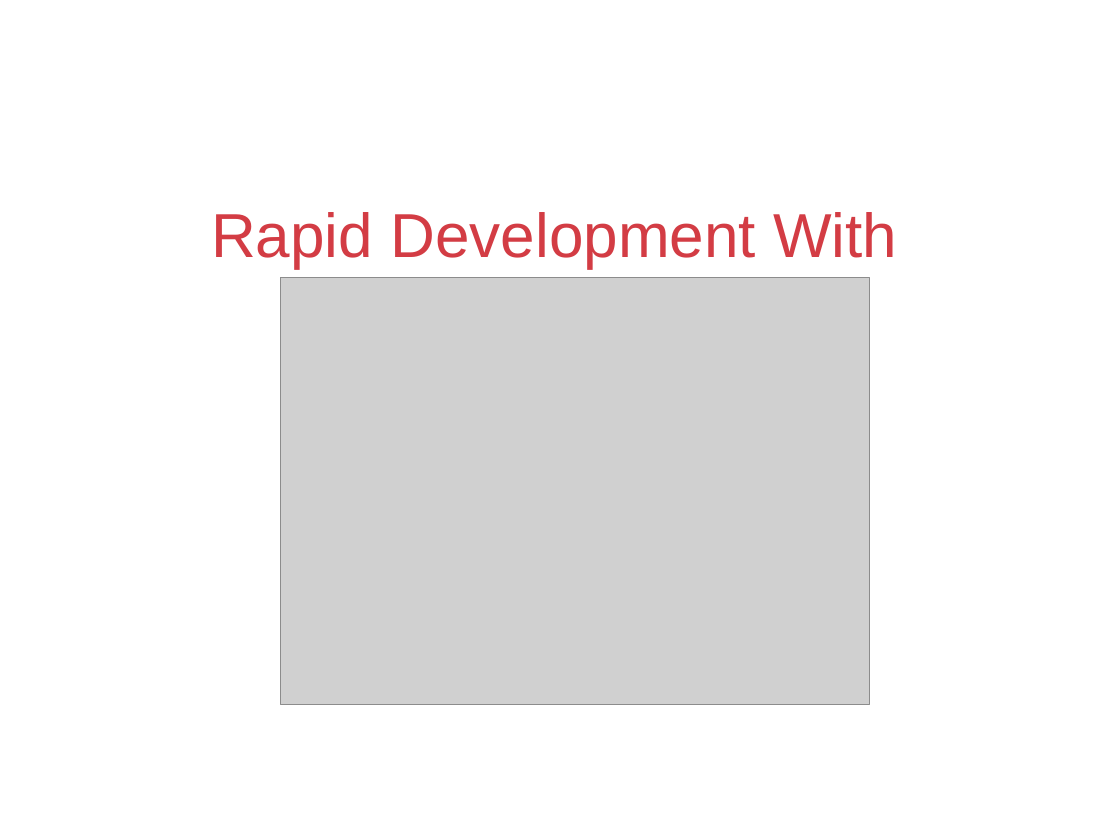
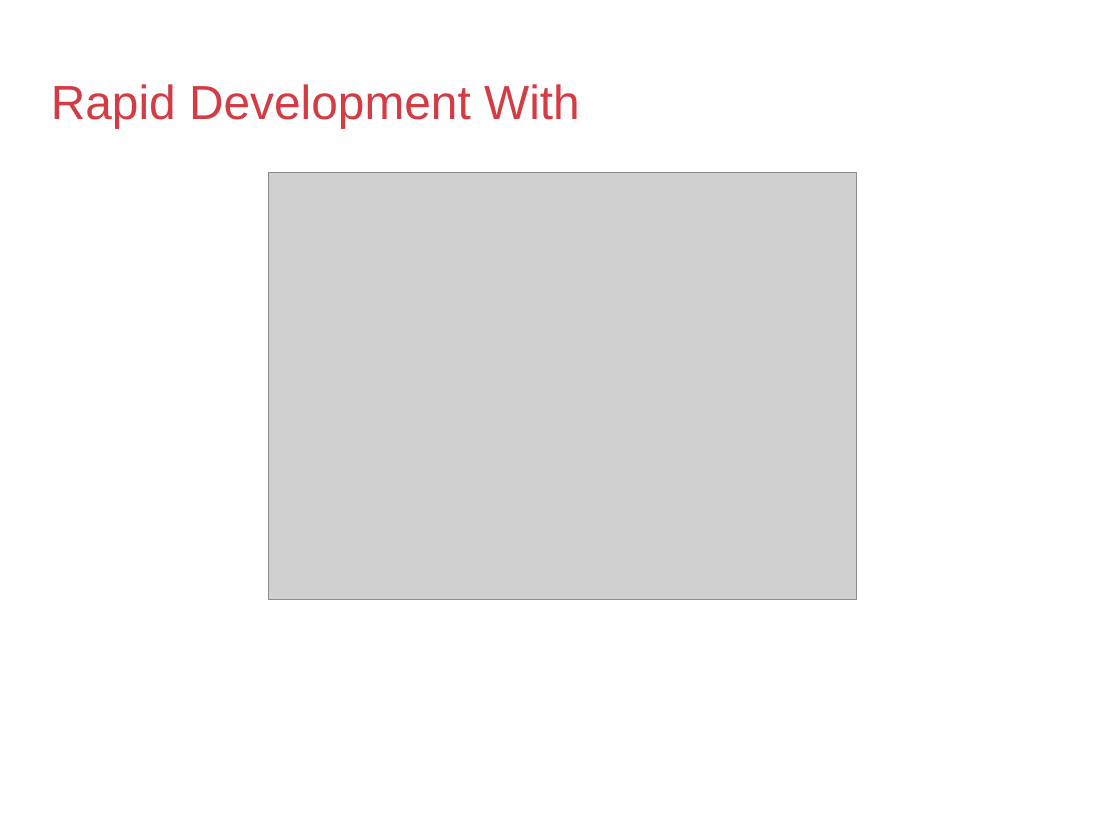
Before and after one commit to ziyed/CakePHP3.5-Session, a slide deck: slide 1 of cakephp3.5.odp. Drawn at 1120x840 pixels with LibreOffice and Linux fonts; fonts in the diff are those of the drawing; grey boxes stand for pictures; background and template pictures are left out. Boxes give left, top, right and bottom in pixels: in the first picture for what was removed or moved away, otherwise in the second. Text is boxed around its words. In the diff, an @@ line names an element or a change of style, - is before the commit and + after.

```diff
--- a/cakephp3.5.odp
+++ b/cakephp3.5.odp
@@ title "Rapid Development With" moved from (x1=211, y1=212, x2=897, y2=268) to (x1=51, y1=84, x2=580, y2=128) @@
@@ title "Rapid Development With" at (x1=51, y1=84, x2=580, y2=128): size 44 to 33.9 pt; alignment centre to left @@
@@ picture moved from (x1=281, y1=277, x2=869, y2=704) to (x1=268, y1=173, x2=857, y2=600) @@
```
Also in this commit, not shown: 6 other slides changed, 2 slides added, 11 other files.
